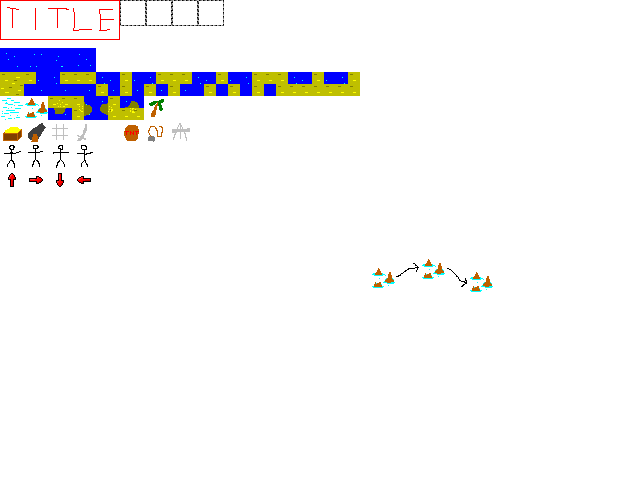
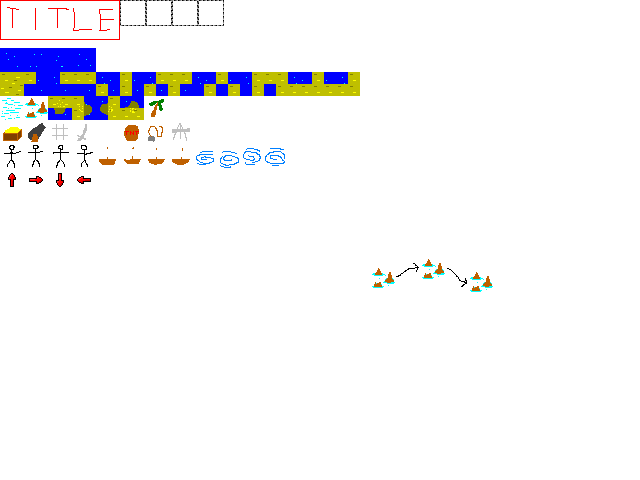
Two versions of the same layered image (640×480). Layer-by-layer changes:
painted on "content" over [left=99, top=147, right=285, bottom=168]
